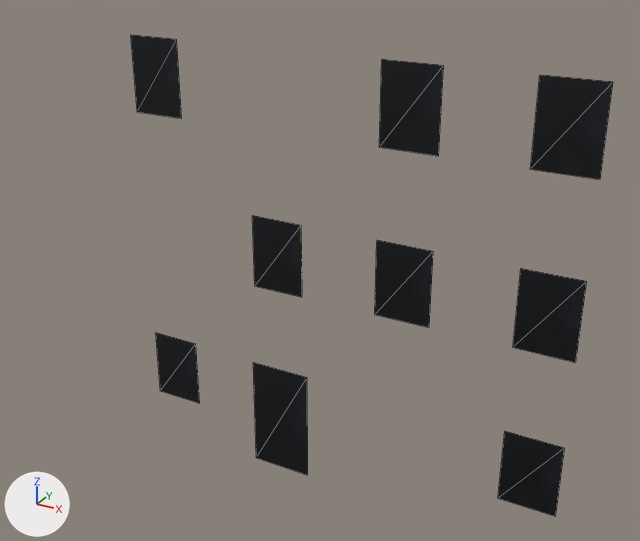
The OBJ model resources/blender/zombie_street/Street_BlockR2_Glass.obj: old version first, new version second.
The view is the same before and after, from a camera (50 mm lens) standing at (8.21, -13.47, 10.79) and looking at (0.68, 0.22, 3.95). Arrows for +X, +Y and +Z are at lower left; the lights stay in place. The picture after the commit comes second. Mesh edges are drawn as thin lines. Where no turn or scale is listed for an object, it has been applied to the vertices.

In view in the first picture: 'Street_BlockR2_Glass'.
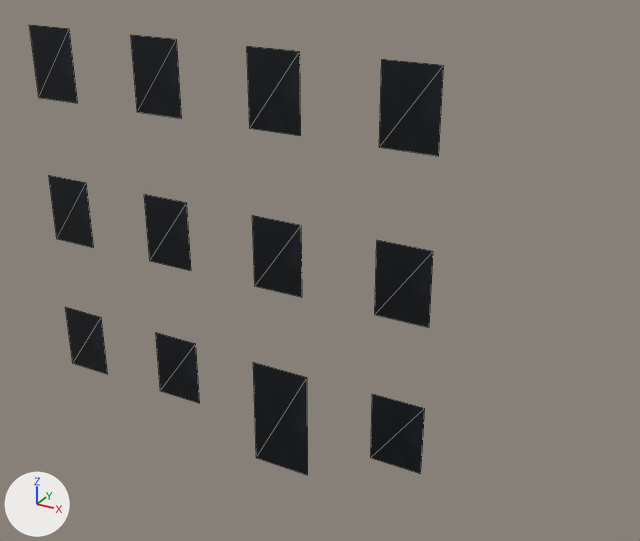
Pixel boxes [x1, y1, x2, y2] of what changed, in the pictures (640 x 541 px; the box of a moved part takes in the faces that stretch with it):
'Street_BlockR2_Glass', reshaped (14% narrower, 7% shorter): before [131, 35, 613, 517]; after [29, 25, 444, 475]
part 1 of me_street_blockr2_glass, moved or reshaped: before [498, 431, 565, 517]; after [66, 307, 107, 374]
part 2 of me_street_blockr2_glass, moved or reshaped: before [513, 268, 587, 362]; after [49, 175, 94, 248]
part 3 of me_street_blockr2_glass, moved or reshaped: before [530, 75, 613, 179]; after [29, 25, 78, 103]
part 4 of me_street_blockr2_glass, added: after [144, 194, 191, 271]
part 5 of me_street_blockr2_glass, added: after [247, 46, 301, 136]
part 6 of me_street_blockr2_glass, added: after [371, 394, 425, 474]

Edits to the bpy script that builds the scene:
```text
Change me_street_blockr2_glass:
    used by ob_street_blockr2_glass; location = (0.0, 0.0, 0.0)
    remove me_street_blockr2_glass.from_pydata(...)  # 36 vertices, 18 faces; spans x -3.13..5.74, y -0.23..-0.22, z -0.55..8.15
    add me_street_blockr2_glass.from_pydata(...)  # 48 vertices, 24 faces; spans x -5.74..3.13, y -0.23..-0.22, z -0.55..8.15
    me_street_blockr2_glass part 1: the loose piece of 4 vertices spanning x 4.66..5.74, y -0.22, z 0.38..1.85 is moved by (-10.4, 0.0, 0.0)
    me_street_blockr2_glass part 2: the loose piece of 4 vertices spanning x 4.66..5.74, y -0.22, z 3.53..5.0 is moved by (-10.4, 0.0, 0.0)
    me_street_blockr2_glass part 3: the loose piece of 4 vertices spanning x 4.66..5.74, y -0.22, z 6.68..8.15 is moved by (-10.4, 0.0, 0.0)
    me_street_blockr2_glass part 4: the loose piece of 4 vertices spanning x -0.54..0.54, y -0.22, z 3.53..5.0 is copied, and the copy is moved by (-2.6, 0.0, 0.0); it spans x -3.13..-2.07, y -0.22, z 3.53..5.0
    me_street_blockr2_glass part 5: the loose piece of 4 vertices spanning x -3.13..-2.07, y -0.22, z 6.68..8.15 is copied, and the copy is moved by (2.6, 0.0, 0.0); it spans x -0.54..0.54, y -0.22, z 6.68..8.15
    me_street_blockr2_glass part 6: the loose piece of 4 vertices spanning x 4.66..5.74, y -0.22, z 0.38..1.85 is copied, and the copy is moved by (-2.6, 0.0, 0.0); it spans x 2.07..3.13, y -0.22, z 0.38..1.85
```
